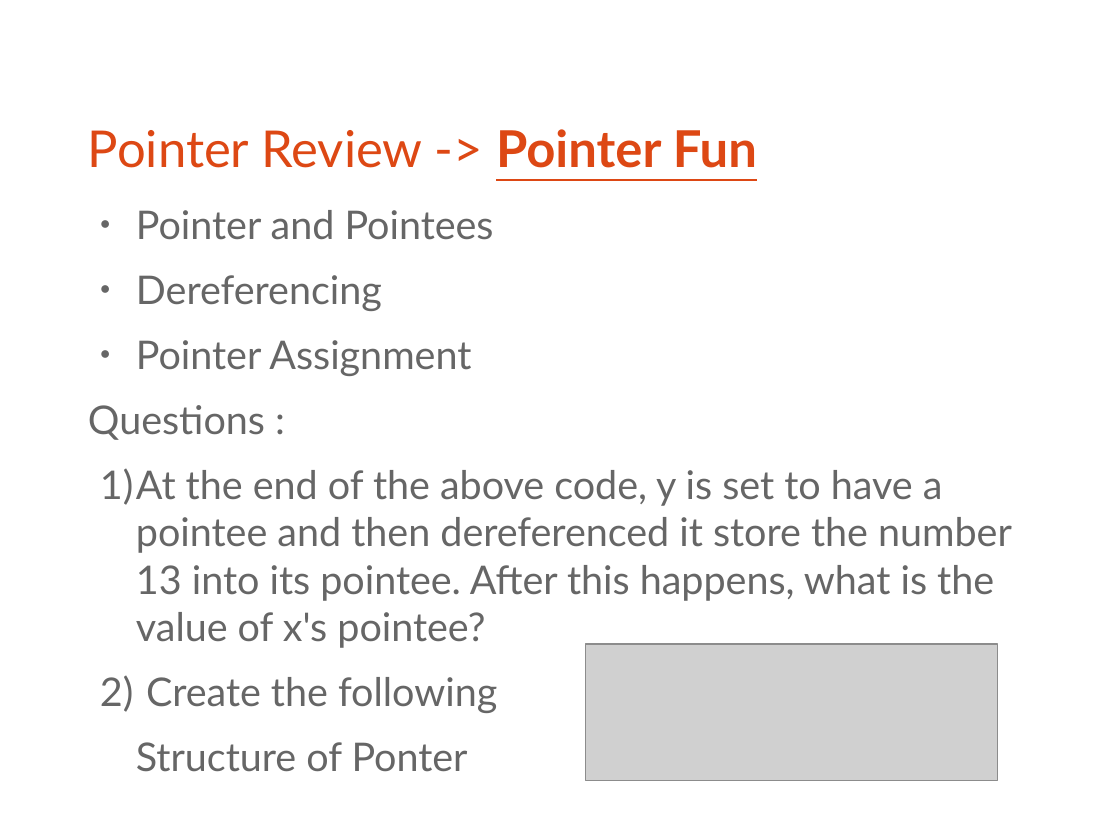
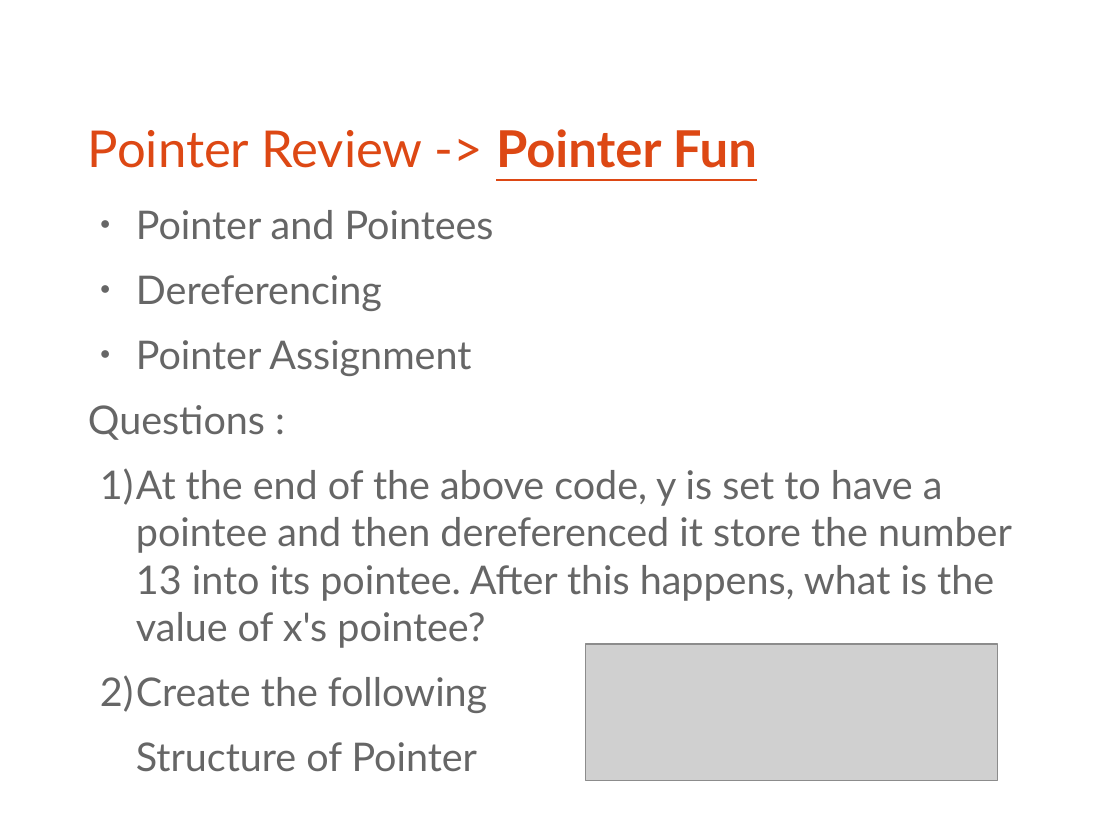
Before and after one commit to bagustris/prokom-tf, a slide deck: slide 3 of slide/prokom5.odp (slide 4 before the commit). Drawn at 1120x840 pixels with LibreOffice and Linux fonts; fonts in the diff are those of the drawing; grey boxes stand for pictures. Boxes give left, top, right and bottom in pixels: in the first picture for what was removed or moved away, otherwise in the second. Text is boxed around its words. In the diff, an @@ line names an element or a change of style, - is before the commit and + after.

Commit message:
add pointerBinky3

```diff
--- a/slide/prokom5.odp
+++ b/slide/prokom5.odp
@@ text at <box>136,742,478,772</box>: text changed @@
-Structure of Ponter
+Structure of Pointer
```
Also in this commit, not shown: 5 other slides changed, 1 slide added, 1 slide removed, 8 other files.
